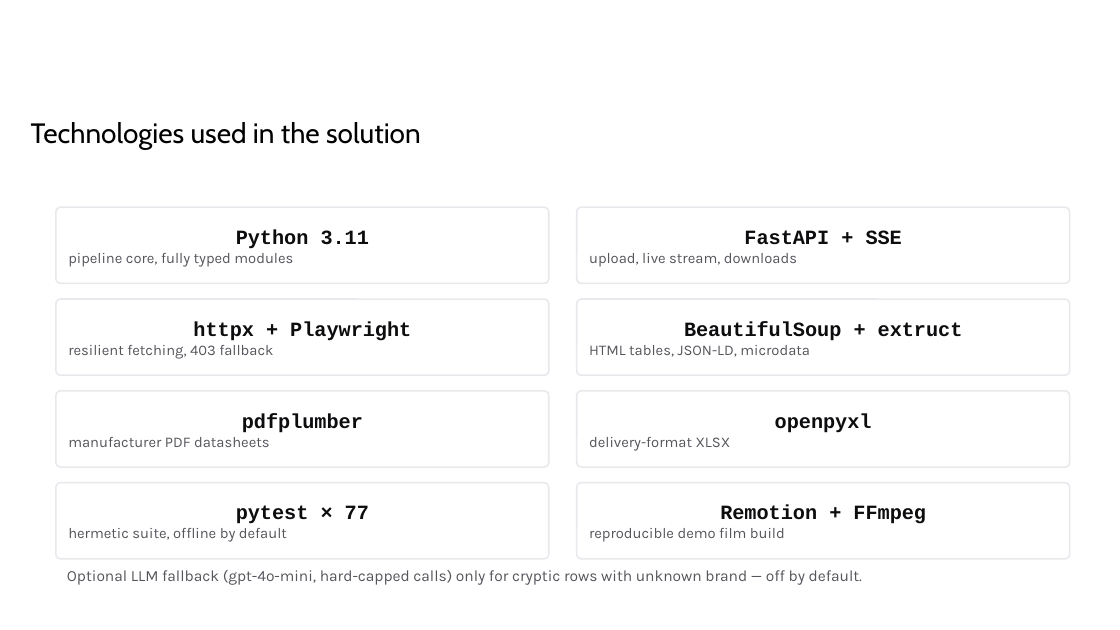
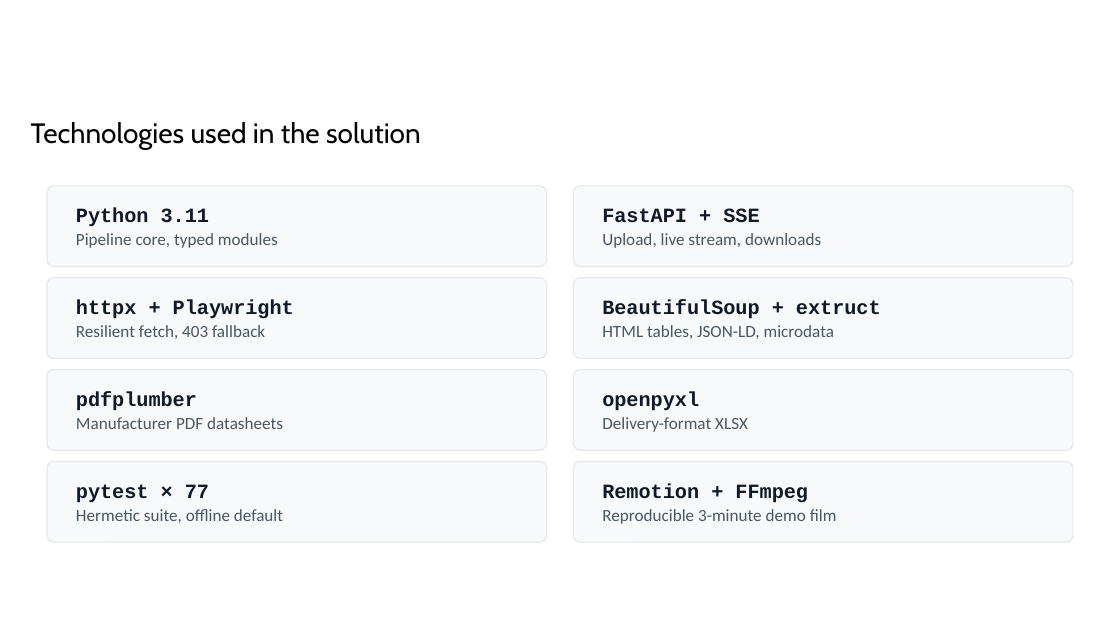
Before and after one commit to shiwani42/unihack-product-enrichment, a slide deck: slide 10 of submission/UniHack_thExplorers_Prototype.pptx. Drawn at 1120x630 pixels with LibreOffice and Linux fonts; fonts in the diff are those of the drawing; background and template pictures are left out. Boxes give left, top, right and bottom in pixels: in the first picture for what was removed or moved away, otherwise in the second. Text is boxed around its words. In the diff, an @@ line names an element or a change of style, - is before the commit and + after.

```diff
--- a/submission/UniHack_thExplorers_Prototype.pptx
+++ b/submission/UniHack_thExplorers_Prototype.pptx
@@ rounded rectangle added at (47, 186, 547, 267), fill #F8F9FB, outline #E5E7EB 0.75 pt @@
@@ text "Python 3.11": place and size @@
-text "Python 3.11" at (56, 207, 549, 283)
+text "Python 3.11" at (76, 208, 278, 248)
@@ text at (76, 208, 209, 227): text colour #0D0D0F to #111827 in "Python 3.11"; alignment centre to left; more space between paragraphs @@
@@ rounded rectangle added at (573, 186, 1073, 267), fill #F8F9FB, outline #E5E7EB 0.75 pt @@
@@ text "FastAPI + SSE": place and size @@
-text "FastAPI + SSE" at (577, 207, 1070, 283)
+text "FastAPI + SSE" at (602, 208, 821, 248)
@@ text at (602, 208, 759, 223): text colour #0D0D0F to #111827 in "FastAPI + SSE"; alignment centre to left; more space between paragraphs @@
@@ text at (76, 233, 278, 248): text changed; size 9.5 to 11 pt; font Karla to Calibri; text colour #55555C to #4B5563 @@
-pipeline core, fully typed modules
+Pipeline core, typed modules
@@ text at (602, 233, 821, 248): text changed; size 9.5 to 11 pt; font Karla to Calibri; text colour #55555C to #4B5563 @@
-upload, live stream, downloads
+Upload, live stream, downloads
@@ rounded rectangle added at (47, 278, 547, 358), fill #F8F9FB, outline #E5E7EB 0.75 pt @@
@@ text "httpx + Playwright": place and size @@
-text "httpx + Playwright" at (56, 299, 549, 375)
+text "httpx + Playwright" at (76, 300, 294, 339)
@@ rounded rectangle added at (573, 278, 1073, 358), fill #F8F9FB, outline #E5E7EB 0.75 pt @@
@@ text "BeautifulSoup + extruct": place and size @@
-text "BeautifulSoup + extruct" at (577, 299, 1070, 375)
+text "BeautifulSoup + extruct" at (602, 300, 881, 339)
@@ text "BeautifulSoup + extruct" at (602, 300, 881, 339): text colour #0D0D0F to #111827 in "BeautifulSoup + extruct"; size 9.5 to 11 pt, font Karla to Calibri, text colour #55555C to #4B5563 in "HTML tables, JSON-LD, microdata"; alignment centre to left; more space between paragraphs; less space between paragraphs; vertical alignment middle to top; fill #FFFFFF to none; outline #E8E8ED 1 pt to none @@
@@ text at (76, 325, 265, 339): text changed; size 9.5 to 11 pt; font Karla to Calibri; text colour #55555C to #4B5563 @@
-resilient fetching, 403 fallback
+Resilient fetch, 403 fallback
@@ text at (76, 300, 294, 319): text colour #0D0D0F to #111827 in "httpx + Playwright"; alignment centre to left; more space between paragraphs @@
@@ rounded rectangle added at (47, 370, 547, 450), fill #F8F9FB, outline #E5E7EB 0.75 pt @@
@@ text "pdfplumber": place and size @@
-text "pdfplumber" at (56, 391, 549, 467)
+text "pdfplumber" at (76, 392, 283, 429)
@@ rounded rectangle added at (573, 370, 1073, 450), fill #F8F9FB, outline #E5E7EB 0.75 pt @@
@@ text "openpyxl": place and size @@
-text "openpyxl" at (577, 391, 1070, 467)
+text "openpyxl" at (602, 392, 748, 432)
@@ text at (76, 417, 283, 429): text changed; size 9.5 to 11 pt; font Karla to Calibri; text colour #55555C to #4B5563 @@
-manufacturer PDF datasheets
+Manufacturer PDF datasheets
@@ text at (76, 392, 197, 411): text colour #0D0D0F to #111827 in "pdfplumber"; alignment centre to left; more space between paragraphs @@
@@ text at (602, 417, 748, 432): text changed; size 9.5 to 11 pt; font Karla to Calibri; text colour #55555C to #4B5563 @@
-delivery-format XLSX
+Delivery-format XLSX
@@ text at (602, 392, 699, 411): text colour #0D0D0F to #111827 in "openpyxl"; alignment centre to left; more space between paragraphs @@
@@ rounded rectangle added at (47, 461, 547, 542), fill #F8F9FB, outline #E5E7EB 0.75 pt @@
@@ text "pytest × 77": place and size @@
-text "pytest × 77" at (56, 483, 549, 559)
+text "pytest × 77" at (76, 484, 283, 523)
@@ rounded rectangle added at (573, 461, 1073, 542), fill #F8F9FB, outline #E5E7EB 0.75 pt @@
@@ vertical alignment middle to top; fill #FFFFFF to none; outline #E8E8ED 1 pt to none in 7 elements at (602, 392, 748, 432), (602, 208, 821, 248), (76, 392, 283, 429), (76, 208, 278, 248), (76, 484, 283, 523), (76, 300, 294, 339), (602, 484, 837, 524) @@
@@ text "Remotion + FFmpeg": place and size @@
-text "Remotion + FFmpeg" at (577, 483, 1070, 559)
+text "Remotion + FFmpeg" at (602, 484, 837, 524)
@@ text at (76, 509, 283, 523): text changed; size 9.5 to 11 pt; font Karla to Calibri; text colour #55555C to #4B5563 @@
-hermetic suite, offline by default
+Hermetic suite, offline default
@@ text at (76, 484, 209, 503): text colour #0D0D0F to #111827 in "pytest × 77"; alignment centre to left; more space between paragraphs @@
@@ text at (602, 509, 837, 524): text changed; size 9.5 to 11 pt; font Karla to Calibri; text colour #55555C to #4B5563 @@
-reproducible demo film build
+Reproducible 3-minute demo film
@@ text at (602, 484, 808, 503): text colour #0D0D0F to #111827 in "Remotion + FFmpeg"; alignment centre to left; more space between paragraphs @@
@@ text removed at (67, 570, 862, 585) @@
-Optional LLM fallback (gpt-4o-mini, hard-capped calls) only for cryptic rows with unknown brand — off by default.
```
Also in this commit, not shown: 12 other slides changed, 2 slides added, 2 slides removed, 43 other files.
